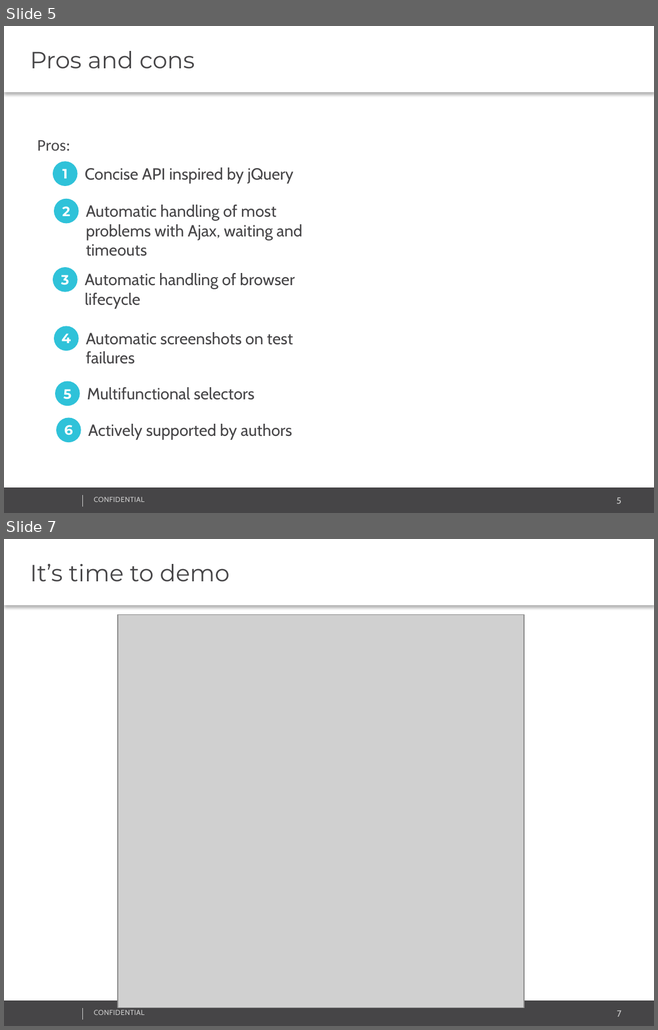
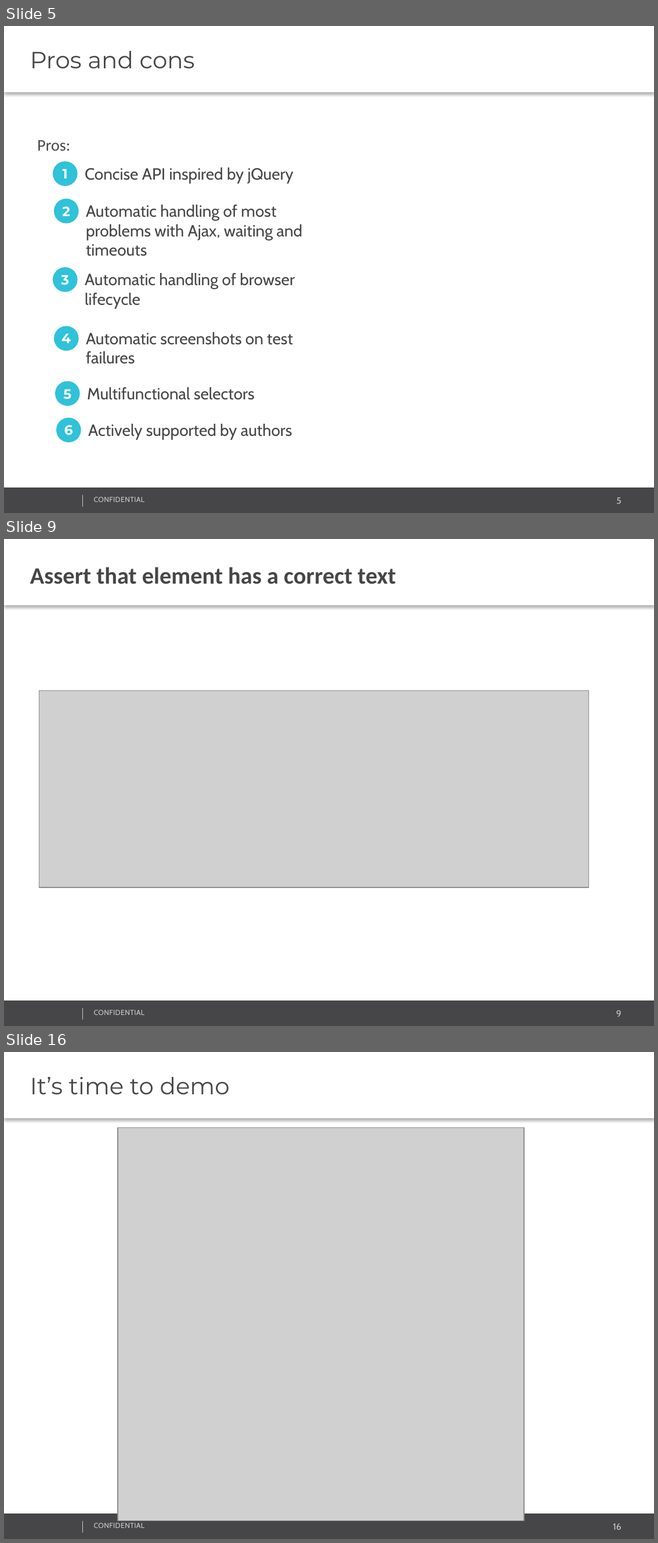
Before and after one commit to RamanPatsiayuk/Selenide, a slide deck: Selenide.pptx. Shown one above the other, each under a label of ours: slides 5 and 7 before the commit, slides 5, 9 and 16 after it; the slides between them are not shown. The pictures are 658x1030 and 658x1543 pixels, drawn with LibreOffice and Linux fonts; fonts in the diff are those of the drawing; grey boxes stand for pictures; background and template pictures are left out. Boxes give left, top, right and bottom in pixels: in the first picture for what was removed or moved away, otherwise in the second. Text is boxed around its words. In the diff, an @@ line names an element or a change of style, - is before the commit and + after.

```diff
--- a/Selenide.pptx
+++ b/Selenide.pptx
@@ slide 9 added at box(4, 539, 654, 1026), background #FFFFFF; not listed: 4 template elements that a slide beside it also shows @@
@@ text added at box(4, 539, 654, 605), fill #FFFFFF, 26 pt, text #464547, bold @@
+Assert that element has a correct text
@@ picture added at box(39, 690, 588, 887) @@
@@ what was slide 7 is now slide 16 @@
@@ page number at box(612, 1524, 621, 1530): text changed @@
-7
+16
```
Also in this commit, not shown: 9 other slides added, 1 slide removed.
